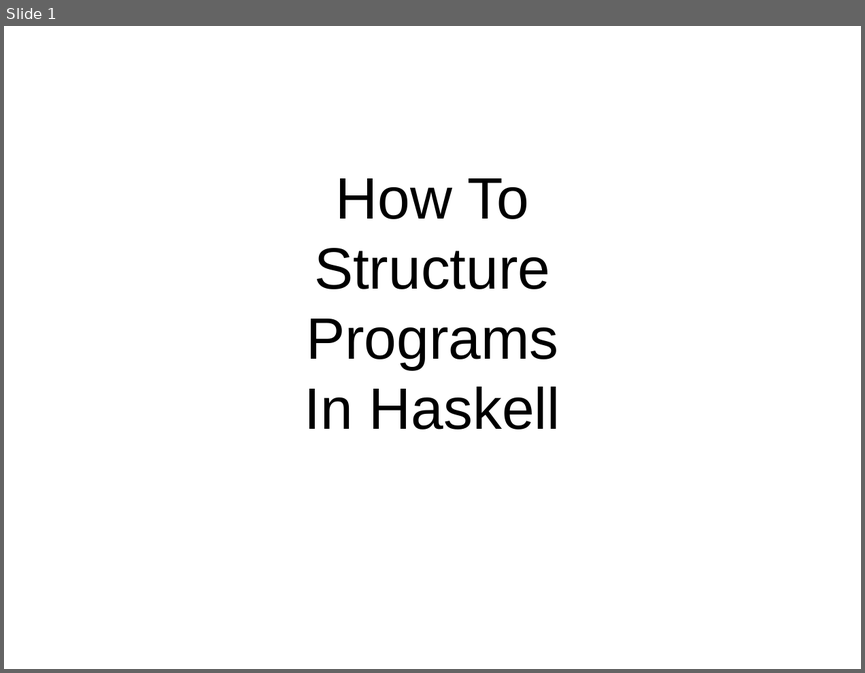
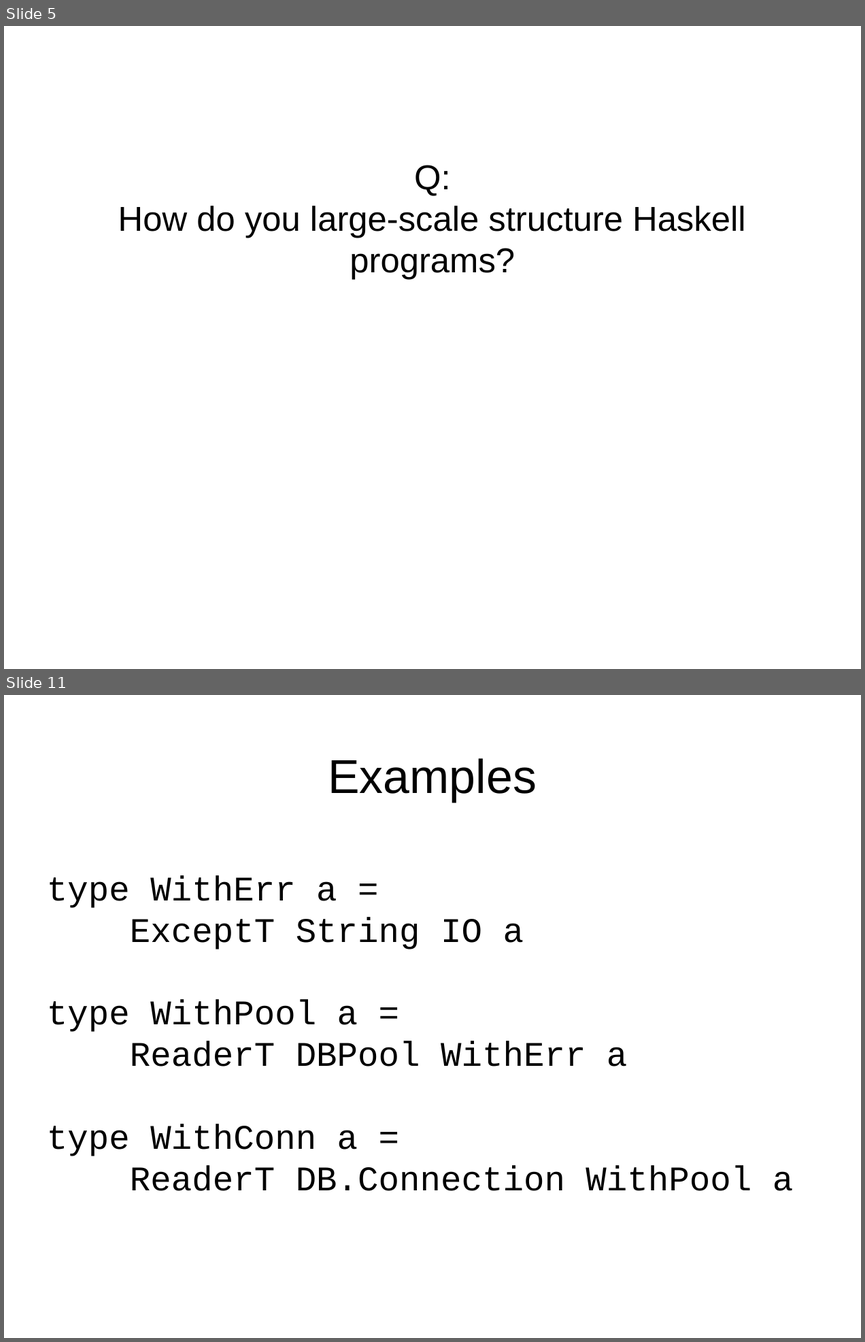
Before and after one commit to bhurt/presentations, a slide deck: hsgems.odp. Shown one above the other, each under a label of ours: slide 1 before the commit, slides 5 and 11 after it; the slides between them are not shown. The pictures are 865x673 and 865x1342 pixels, drawn with LibreOffice and Linux fonts; fonts in the diff are those of the drawing. Boxes give left, top, right and bottom in pixels: in the first picture for what was removed or moved away, otherwise in the second. Text is boxed around its words. In the diff, an @@ line names an element or a change of style, - is before the commit and + after.

```diff
--- a/hsgems.odp
+++ b/hsgems.odp
@@ slide 11 added at box(4, 695, 861, 1338), background #FFFFFF @@
@@ title added at box(328, 758, 536, 802), 44 pt, text #000000 @@
+Examples
@@ subtitle added at box(47, 875, 793, 1191), 32 pt, text #000000 @@
+type WithErr a =
+ExceptT String IO a
+type WithPool a =
+ReaderT DBPool WithErr a
+type WithConn a =
+ReaderT DB.Connection WithPool a
@@ what was slide 1 is now slide 5 @@
@@ slide 5 changed as well @@
@@ subtitle at box(118, 165, 746, 280): text changed; size 54 to 32 pt @@
-How To
-Structure
-Programs
-In Haskell
+Q:
+How do you large-scale structure Haskell programs?
```
Also in this commit, not shown: 62 other slides added.
